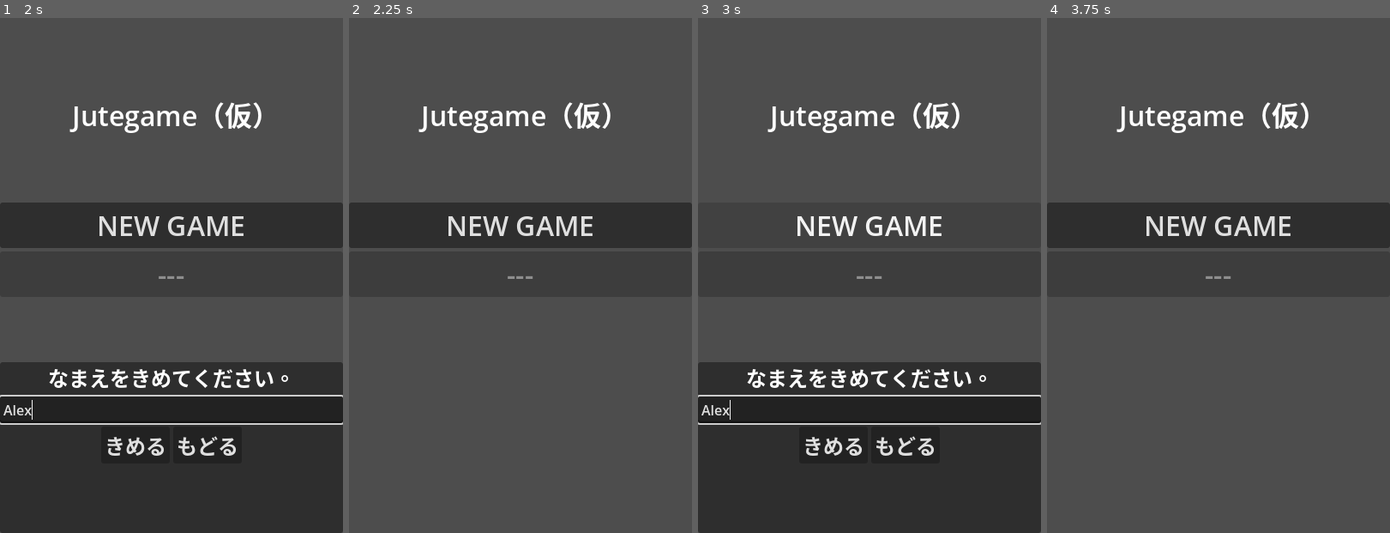
Above: before the commit, frames 1-4 (left to right).
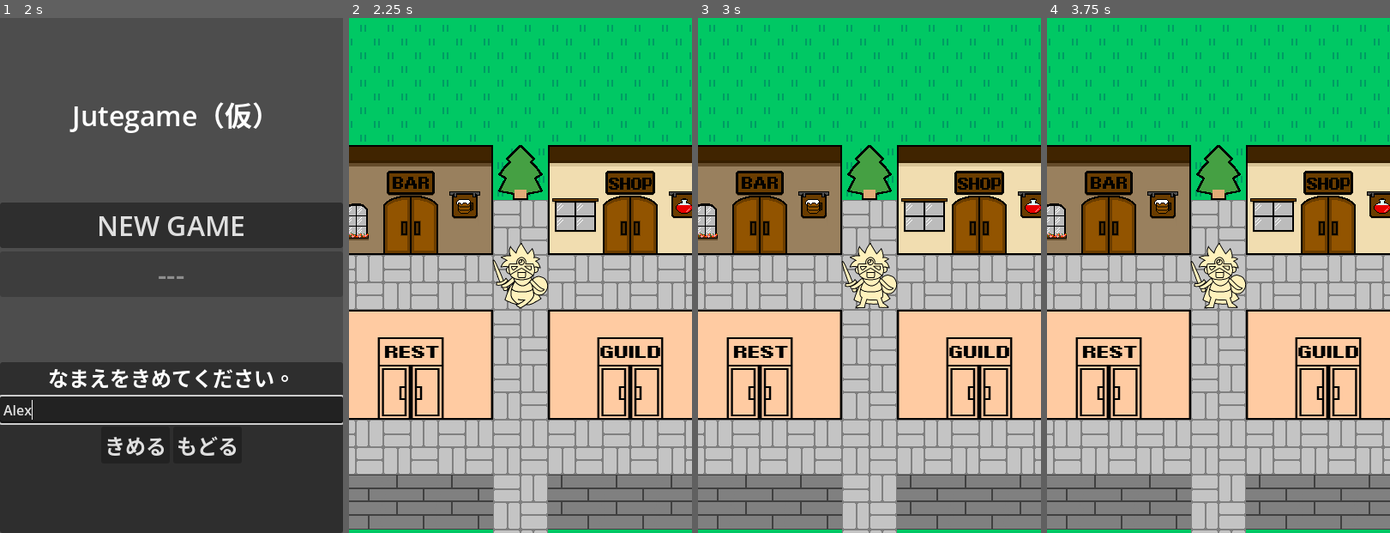
Above: after the commit, the same moments.

Repository: allgorilla/jutegame
Game: Godot game, scene res://scenes/TitleScene.tscn
Two runs of this game, one before a commit and one after it. Both use one fixed random seed, a clock stepped at 60 frames per second and the inputs below.
Inputs (mouse positions are in pixels of both pictures, inside the frame that each line leads up to):
- Up to frame 1 (2 s): click "NEW GAME" at 0.5 s; click (171, 409) at 1.27 s; type "Alex" at 1.35 s
- Up to frame 2 (2.25 s): click "きめる" at 2 s
- Up to frame 3 (3 s): click (869, 224) at 2.75 s, where only the run before the commit has a clickable "NEW GAME"
- Up to frame 4 (3.75 s): click (1252, 445) at 3.5 s, where only the run before the commit has a clickable "もどる"

Frame 1 is identical in both runs. In frame 2, 98% of the frame differs, in the area x 0-100%, y 0-100%; in frame 3, 98%; in frame 4, 98%.

Commit message:
タイトルでセーブをしない

Diff:
--- a/scripts/CastleScene.gd
+++ b/scripts/CastleScene.gd
@@ -45,7 +45,11 @@
 func _on_save_button_pressed():
 	command_window.hide()
 	screen_button.mouse_filter = Control.MOUSE_FILTER_STOP
-	# セーブ後のメッセージを表示
+
+	# --- 実際のセーブ処理を組み込み ---
+	NetworkManager.save_player_data()
+	# --------------------------------
+
 	display_text("たしかにセーブしたぞい。ではゆくがよい、ゆうしゃよ！")
 	current_state = State.FINISHED
 
--- a/scripts/NetworkManager.gd
+++ b/scripts/NetworkManager.gd
@@ -11,7 +11,7 @@
 	FETCHING_NEXT_ID,
 	REGISTERING_PLAYER,
 	UPDATING_NEXT_ID,
-	FETCHING_PLAYER_DATA  # ← これを追記
+	FETCHING_PLAYER_DATA
 }
 var current_state = State.IDLE
 var pending_char_name = ""
@@ -73,8 +73,6 @@
 	# シーンのパスが正しいか確認してください
 	get_tree().change_scene_to_file("res://scenes/MainMap.tscn")
 
-
-
 func _update_next_id():
 	current_state = State.UPDATING_NEXT_ID
 
@@ -107,6 +105,7 @@
 
 	# ★自分の変数にも保存しておく
 	current_player_data = player_data
+	current_player_data["my_id"] = new_id
 
 	http_request.request(player_url, [], HTTPClient.METHOD_PUT, JSON.stringify(player_data))
 
@@ -119,9 +118,9 @@
 	# 3. ローカルにIDを保存
 	_save_id_locally(new_id)
 
-func _save_id_locally(my_id: int):
+func _save_id_locally(id_val: int):
+	var data = {"my_id": id_val}
 	var file = FileAccess.open("user://save_data.json", FileAccess.WRITE)
-	var data = {"my_id": my_id}
 	file.store_string(JSON.stringify(data))
 	file.close()
 
@@ -158,3 +157,45 @@
 	var err = http_request.request(url, [], HTTPClient.METHOD_GET)
 	if err != OK:
 		print("HTTPRequestを開始できませんでした。エラーコード:", err)
+
+# NetworkManager.gd
+
+# タイトル画面から呼ばれる：とりあえず手元でキャラを作るだけ
+func setup_local_player(player_name: String):
+	current_player_data = {
+		"name": player_name,
+		"atk": 10,
+		"int": 10,
+		"cost": 0
+	}
+	# IDはまだないので 0 か null にしておく
+	current_player_data["my_id"] = 0
+
+	# 一旦ローカルに保存（中途半端な状態で落としても名前を忘れないため）
+	_save_id_locally(0)
+
+	# 通信を介さず即座にメインマップへ
+	_change_to_main_map()
+
+# 王様の「セーブ」から呼ばれるメイン関数
+func save_player_data():
+	if current_player_data.get("my_id", 0) == 0:
+		# IDが0（未登録）なら、これまでの新規登録フローを開始
+		print("新規登録を開始します...")
+		request_new_game(current_player_data["name"])
+	else:
+		# すでにIDがあるなら、そのIDの場所を最新データで上書きする
+		_overwrite_existing_player()
+
+# 上書き保存用の関数
+func _overwrite_existing_player():
+	current_state = State.REGISTERING_PLAYER # 状態は「登録中」を流用
+
+	var my_id = int(current_player_data["my_id"])
+	var url = DB_URL + "players/" + str(my_id) + ".json"
+
+	print("既存のデータを上書き中... ID:", my_id)
+
+	# PUTメソッドで現在の current_player_data をそのまま送信
+	var json_data = JSON.stringify(current_player_data)
+	http_request.request(url, [], HTTPClient.METHOD_PUT, json_data)
--- a/scripts/TitleScene.gd
+++ b/scripts/TitleScene.gd
@@ -36,7 +36,7 @@
 
 	name_panel.hide()
 	# ここで以前のテスト用固定名ではなく、入力された名前を渡す
-	NetworkManager.request_new_game(player_name)
+	NetworkManager.setup_local_player(player_name)
 
 func _on_continue_button_pressed() -> void:
 	NetworkManager.load_existing_game()
